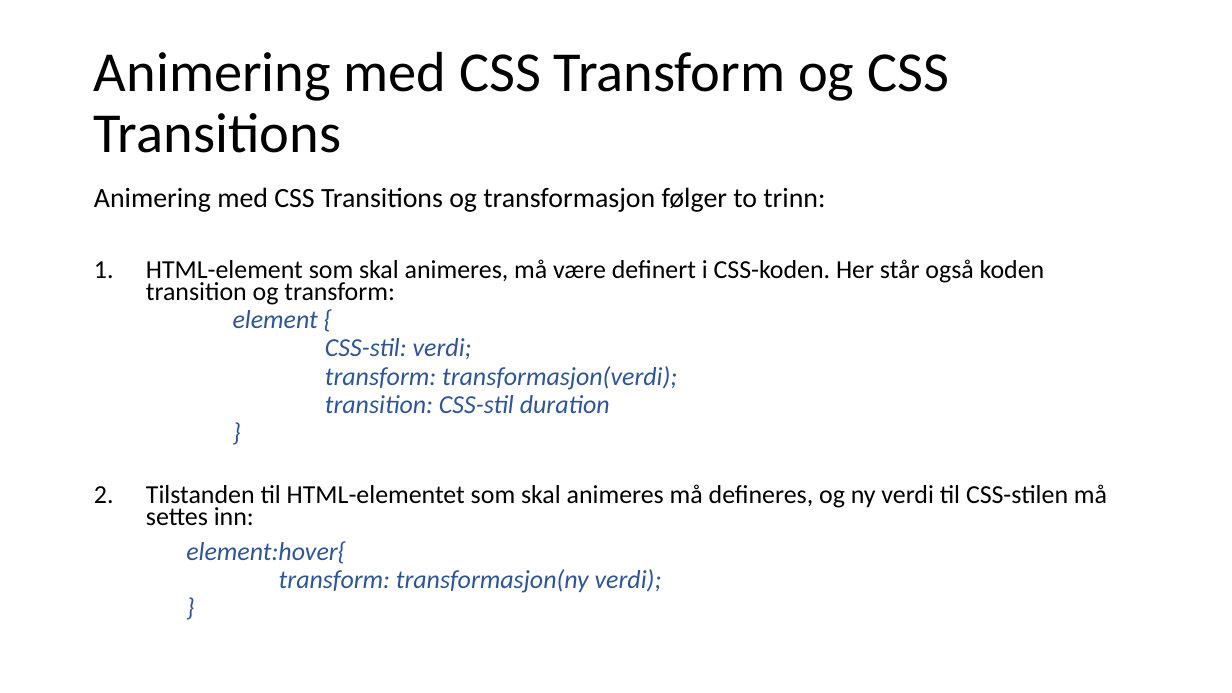
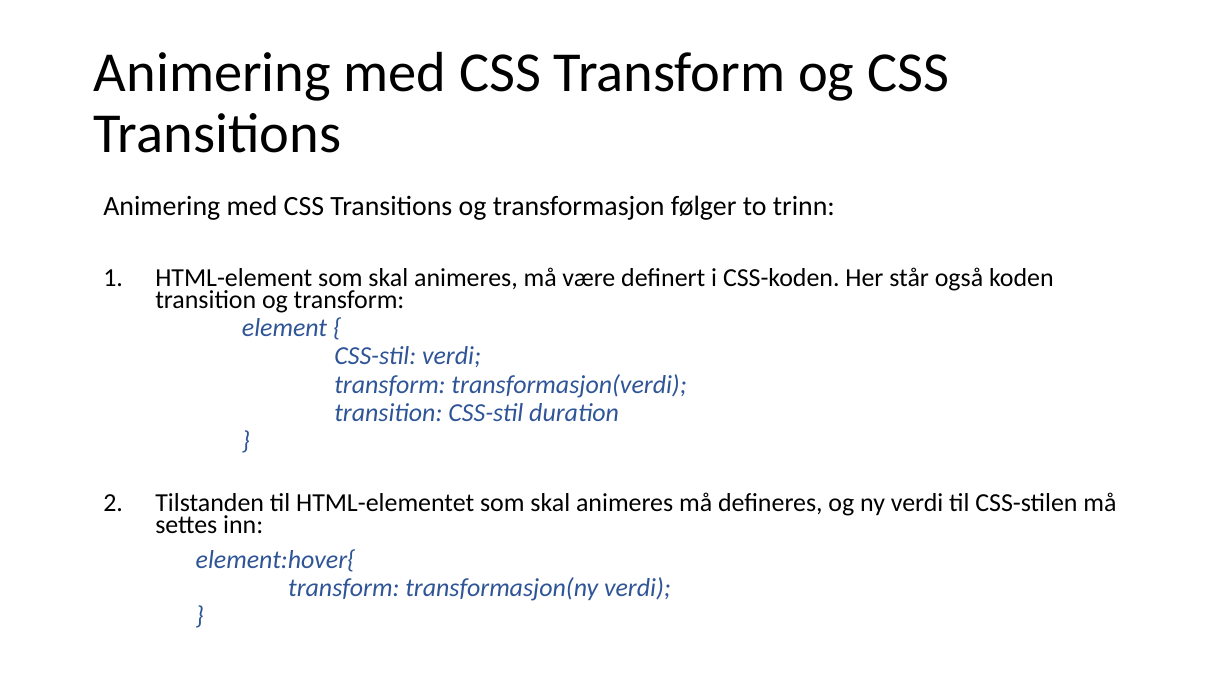
Before and after one commit to AizanM/IT2, a slide deck: slide 9 of Uke 5/Uke5-Presentasjon.pptx. Drawn at 1232x693 pixels with LibreOffice and Linux fonts; fonts in the diff are those of the drawing. Boxes give left, top, right and bottom in pixels: in the first picture for what was removed or moved away, otherwise in the second. Text is boxed around its words. In the diff, an @@ line names an element or a change of style, - is before the commit and + after.

```diff
--- a/Uke 5/Uke5-Presentasjon.pptx
+++ b/Uke 5/Uke5-Presentasjon.pptx
@@ text "Animering med CSS Transitions og ...": place and size @@
-text "Animering med CSS Transitions og ..." at [94,187,1107,593]
+text "Animering med CSS Transitions og ..." at [103,195,1116,601]
```
Also in this commit, not shown: 1 other slide changed, 1 other file.
